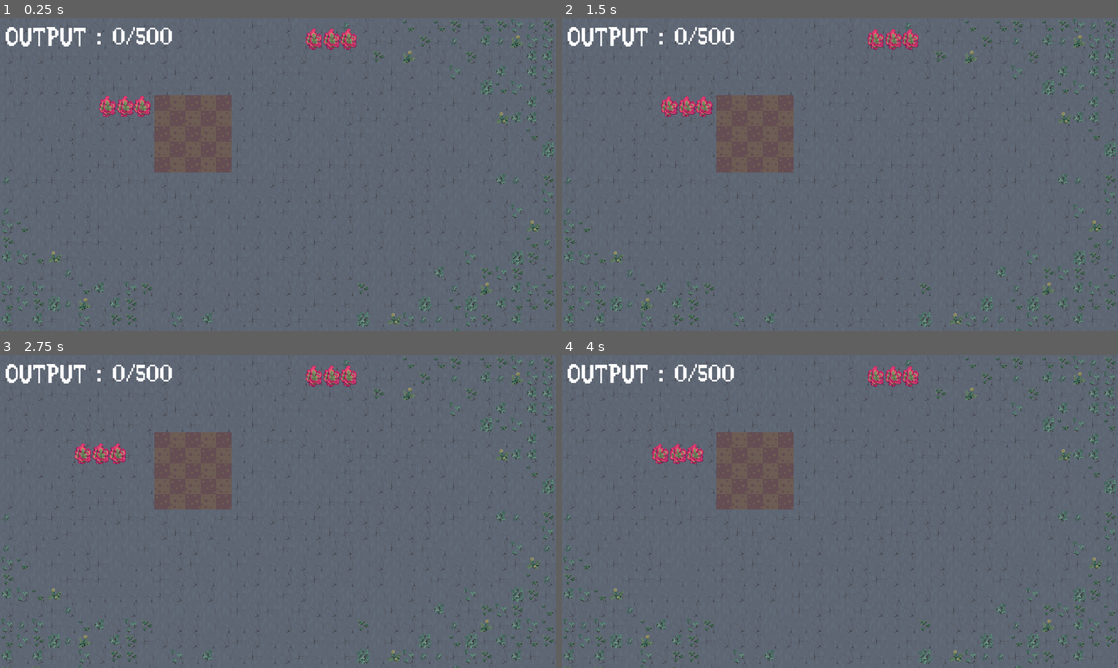
Above: before the commit, frames 1-4 (two rows, left to right).
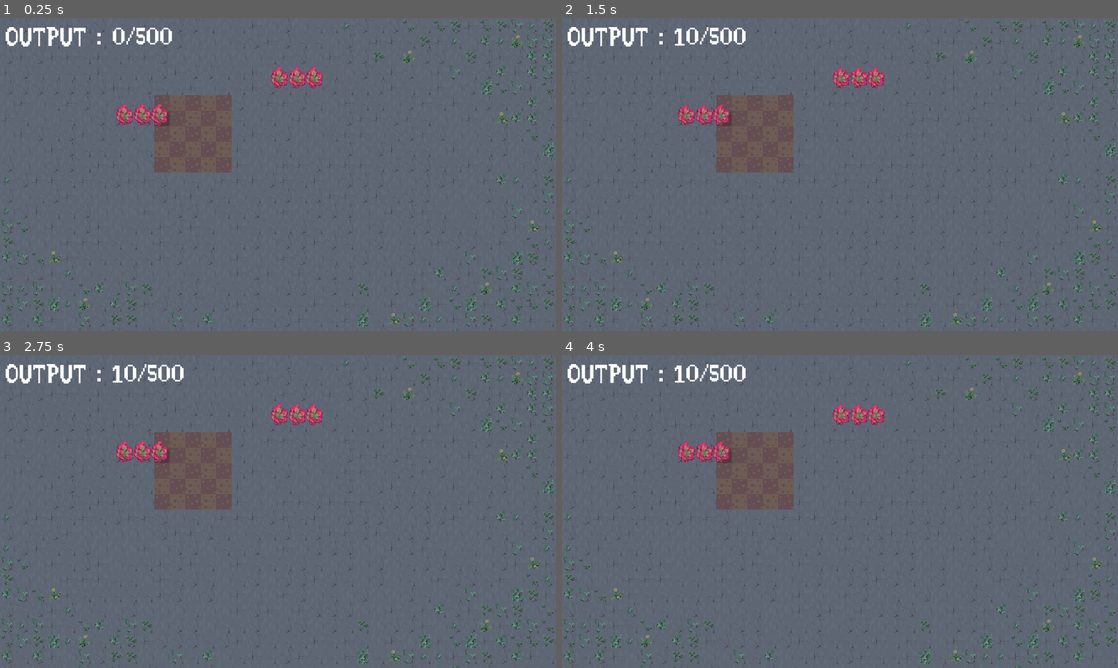
Above: after the commit, the same moments.

Repository: Ihmayor/Growup_GameJam_2025
Game: Godot game, scene res://main_garden.tscn
Two runs of this game, one before a commit and one after it. Both use one fixed random seed, a clock stepped at 60 frames per second and the inputs below. Sound files missing from this copy of the repository are replaced by a short silence.
Inputs (mouse positions are in pixels of both pictures, inside the frame that each line leads up to):
- Up to frame 1 (0.25 s): no input
- Up to frame 2 (1.5 s): move the mouse to (684, 108) at 0.52 s; hold E (rotate_right) 0.53-1.28 s; hold J (test_calculate) 0.53-1.28 s; move the mouse to (684, 105) at 1.27 s; hold Q (rotate_left) from 1.28 s (still down); right-click (684, 105) at 1.35 s
- Up to frame 3 (2.75 s): tap J (test_calculate) at 1.55, 2.3 s; move the mouse to (105, 442) at 2.02 s; release Q (rotate_left) at 2.03 s; press the mouse at (105, 442) at 2.03 s; hold E (rotate_right) from 2.03 s (still down)
- Up to frame 4 (4 s): move the mouse to (678, 455) at 2.77 s; release the mouse at (678, 455) at 2.78 s; tap J (test_calculate) at 2.85 s; move the mouse to (890, 376) at 3.52 s; release E (rotate_right) at 3.53 s; hold Q (rotate_left) from 3.53 s (still down); hold J (test_calculate) from 3.53 s (still down)

The runs differ from the first frame. In frame 1, 1.6% of the frame differs, in the area x 17-65%, y 3-35%; in frame 2, 2.0%; in frame 3, 2.1%, in the area x 13-65%, y 2-35%; in frame 4, 2.0%.

Commit message:
Finally fixed Left/Right Neighbour Key issue

Diff:
--- a/grow_up_game_jam_2025/GameManager.gd
+++ b/grow_up_game_jam_2025/GameManager.gd
@@ -15,6 +15,8 @@
 	var score = 0
 	var array_of_slots_taken:Array[Node] = get_tree().get_nodes_in_group("Slots").filter(func(slot:Slot): return slot.planted_plant != null)
 	var total_slots = get_tree().get_nodes_in_group("Slots")
+	print("array of plants")
+	print(array_of_slots_taken.size())
 	#If there are no plants, return nothing
 	if array_of_slots_taken.size() == 0:
 		return
@@ -22,45 +24,46 @@
 	var plant_neighbour_dictionary = {}
 	var covered_plant = []
 	var total_score = 0
+
 	for planted_slot: Slot in array_of_slots_taken:
 		var plant_id = planted_slot.plant_node.get_instance_id()
-
-		if !plant_neighbour_dictionary.find_key(plant_id):
+		if !plant_neighbour_dictionary.has(plant_id):
+			print(plant_neighbour_dictionary)
 			plant_neighbour_dictionary[plant_id]= {"stat_data": planted_slot.planted_plant, "plant_ids": [], "plant_data":[] }
 
 		var left_slot:Slot
 		var right_slot:Slot
+		var found_slot:Slot
 		if planted_slot.location.x > 0:
-			var found_slot:Slot = total_slots.filter(func(n): return n.location == Vector2(planted_slot.location.x - 1, planted_slot.location.y)).get(0)
+			found_slot = total_slots.filter(func(n): return n.location == Vector2(planted_slot.location.x - 1, planted_slot.location.y)).get(0)
+
 			if array_of_slots_taken.has(found_slot) && found_slot.plant_node != planted_slot.plant_node:
 				left_slot = found_slot
 
-		if planted_slot.location.x < level.grid_width:
-			var found_slot:Slot = total_slots.filter(func(n): return n.location == Vector2(planted_slot.location.x + 1, planted_slot.location.y)).get(0)
+
+		if planted_slot.location.x < level.grid_width -1:
+			found_slot = total_slots.filter(func(n): return n.location == Vector2(planted_slot.location.x + 1, planted_slot.location.y)).get(0)
 			if array_of_slots_taken.has(found_slot) && found_slot.plant_node != planted_slot.plant_node:
 				right_slot = found_slot
 
-		if left_slot && !plant_neighbour_dictionary[plant_id].has(left_slot.plant_node.get_instance_id()):
+		if left_slot && !plant_neighbour_dictionary[plant_id]["plant_ids"].has(left_slot.plant_node.get_instance_id()):
 			plant_neighbour_dictionary[plant_id]["plant_data"].append(left_slot.planted_plant)
 			plant_neighbour_dictionary[plant_id]["plant_ids"].append(left_slot.plant_node.get_instance_id())
 
-		if right_slot && !plant_neighbour_dictionary[plant_id].has(right_slot.plant_node.get_instance_id()):
+		if right_slot && !plant_neighbour_dictionary[plant_id]["plant_ids"].has(right_slot.plant_node.get_instance_id()):
 			plant_neighbour_dictionary[plant_id]["plant_data"].append(right_slot.planted_plant)
 			plant_neighbour_dictionary[plant_id]["plant_ids"].append(right_slot.plant_node.get_instance_id())
 
-
+	print("=======CALCULATIONS===============")
 	for plant_id in plant_neighbour_dictionary.keys():
 		print(plant_neighbour_dictionary[plant_id]["plant_ids"])
 		total_score += calculate_neighbour(plant_neighbour_dictionary, plant_id, plant_neighbour_dictionary[plant_id]["stat_data"])
+	player_data.running_total_score = total_score
 
-	player_data.running_total_score = total_score
 func calculate_neighbour(plant_neighbour_dictionary, plant_id, main_plant_data:Plant) -> int:
 	var neighbouring_plants = plant_neighbour_dictionary[plant_id]["plant_data"]
 	print("neighbours")
 	print(neighbouring_plants)
-	for data in neighbouring_plants:
-		print(main_plant_data.name)
-		print(data.name)
 	var comp_plants:Array = neighbouring_plants.filter(func(plant:Plant): return main_plant_data.compatible_matchup.contains(plant.name))
 	print("compatible")
 	print(comp_plants)
--- a/grow_up_game_jam_2025/main_garden.tscn
+++ b/grow_up_game_jam_2025/main_garden.tscn
@@ -7,12 +7,25 @@
 [ext_resource type="Resource" uid="uid://cyji6a6nuw4ro" path="res://scripts/resources/player_data.tres" id="3_7j0uk"]
 [ext_resource type="Theme" uid="uid://be0cfe1malgy4" path="res://scripts/resources/Theme/Main_Theme.tres" id="5_0xhk5"]
 [ext_resource type="Script" uid="uid://drng3ht5od8gi" path="res://scripts/resources/PlantData.gd" id="7_6a33d"]
+[ext_resource type="Texture2D" uid="uid://dn30m6j3daakw" path="res://Assets/Sprites/Ground.png" id="7_dctw2"]
 [ext_resource type="TileSet" uid="uid://ii6xac1mcch1" path="res://scripts/resources/main_tile_set.tres" id="7_vqwtp"]
 [ext_resource type="AudioStream" uid="uid://d2vgw8v4ghuci" path="res://Assets/Sound/Plant Pickup sfx.mp3" id="8_0xhk5"]
 [ext_resource type="Resource" uid="uid://b7kpi1wb3pw1o" path="res://scripts/resources/plant_data/Cucumber.tres" id="8_dctw2"]
 [ext_resource type="Resource" uid="uid://o54fv0lu1jdf" path="res://scripts/resources/plant_data/Lettuce.tres" id="9_dmqpl"]
 [ext_resource type="AudioStream" uid="uid://bwlmaf7il8mdd" path="res://Assets/Sound/plant_Pickup_Place_Lockin sfx.mp3" id="9_kumjq"]
 [ext_resource type="AudioStream" uid="uid://deyl7qmqt0bb8" path="res://scenes/music.mp3" id="10_ncvn6"]
+
+[sub_resource type="AtlasTexture" id="AtlasTexture_dmqpl"]
+atlas = ExtResource("7_dctw2")
+region = Rect2(32, 0, 32, 32)
+
+[sub_resource type="AtlasTexture" id="AtlasTexture_dctw2"]
+atlas = ExtResource("7_dctw2")
+region = Rect2(64, 0, 32, 32)
+
+[sub_resource type="AtlasTexture" id="AtlasTexture_157jn"]
+atlas = ExtResource("7_dctw2")
+region = Rect2(128, 0, 32, 32)
 
 [sub_resource type="CanvasItemMaterial" id="CanvasItemMaterial_vqwtp"]
 
@@ -63,6 +76,9 @@
 grow_horizontal = 2
 grow_vertical = 2
 size_flags_horizontal = 4
+light_soil = SubResource("AtlasTexture_dmqpl")
+dark_soil = SubResource("AtlasTexture_dctw2")
+light_planted_soil = SubResource("AtlasTexture_157jn")
 all_plants = Array[ExtResource("7_6a33d")]([ExtResource("8_dctw2"), ExtResource("9_dmqpl")])
 
 [node name="Concrete" type="TileMapLayer" parent="."]
--- a/grow_up_game_jam_2025/scenes/Flower.tscn
+++ b/grow_up_game_jam_2025/scenes/Flower.tscn
@@ -26,7 +26,6 @@
 
 [node name="FlowerArea" type="Area2D" parent="."]
 unique_name_in_owner = true
-collision_layer = 3
 collision_mask = 2
 
 [node name="CollisionShape2D" type="CollisionShape2D" parent="FlowerArea"]
--- a/grow_up_game_jam_2025/scenes/garden_grid.gd
+++ b/grow_up_game_jam_2025/scenes/garden_grid.gd
@@ -30,7 +30,8 @@
 	for i in range(2):
 		var object:DraggablePlant = trominos.pick_random().instantiate()
 		add_child(object)
-		object.global_position = Vector2(randf_range(0, size_window.x), randf_range(0, size_window.y))
+		var margin:int = 100
+		object.global_position = Vector2(randf_range(margin, size_window.x-margin), randf_range(margin, size_window.y - margin))
 		var new_plant = all_plants.pick_random()
 		object.plant_data = new_plant
 		object.UpdateImages()
--- a/grow_up_game_jam_2025/scripts/resources/Placement/Place.gd
+++ b/grow_up_game_jam_2025/scripts/resources/Placement/Place.gd
@@ -187,7 +187,6 @@
 	for flower in flowers:
 		if (flower.occupyingSlot == null ):
 			canBePlantedHere = false
-			print("Can't be planted ", flower.occupyingSlot)
 			break
 
 	return canBePlantedHere
--- a/grow_up_game_jam_2025/scripts/resources/Placement/Plant.gd
+++ b/grow_up_game_jam_2025/scripts/resources/Placement/Plant.gd
@@ -90,11 +90,10 @@
 		return
 
 	if areas_overlapping.filter(func(n): return !n.name.contains("Slot")).size() > 2:
-		print("slot is occupied")
 		undo_occupation()
 		occupyingSlot = null #Reset the spot
+
 	elif slot is Slot:
 		undo_occupation()
 		occupyingSlot = slot
 		occupyingSlot.takenBy = get_parent()
-		print("Claiming slot")
--- a/grow_up_game_jam_2025/scripts/tromino/CurveTromino.tscn
+++ b/grow_up_game_jam_2025/scripts/tromino/CurveTromino.tscn
@@ -10,9 +10,6 @@
 size = Vector2(28, 14)
 
 [node name="TextureRect2" instance=ExtResource("1_baqx0")]
-
-[node name="Area2D" parent="." index="0"]
-collision_layer = 3
 
 [node name="CollisionShape2D" parent="Area2D" index="0"]
 position = Vector2(13.5, -7.5)
--- a/grow_up_game_jam_2025/scripts/tromino/LineTromino.tscn
+++ b/grow_up_game_jam_2025/scripts/tromino/LineTromino.tscn
@@ -8,12 +8,10 @@
 
 [node name="TextureRect2" instance=ExtResource("1_n7a2i")]
 
-[node name="Area2D" parent="." index="0"]
-collision_layer = 3
-
 [node name="CollisionShape2D" parent="Area2D" index="0"]
 position = Vector2(15, 10.5)
 shape = SubResource("RectangleShape2D_ro8ds")
+debug_color = Color(0.494992, 0.00250126, 0.787301, 0.42)
 
 [node name="Flower2" parent="Images" index="1" instance=ExtResource("3_hp2w7")]
 position = Vector2(-37, 0)
--- a/grow_up_game_jam_2025/slot.gd
+++ b/grow_up_game_jam_2025/slot.gd
@@ -31,11 +31,18 @@
 	var found_plant:bool = false
 	for collision in collisions:
 		var plant = collision.get_parent() as DraggablePlant
+
+		if !plant && collision.get_parent() is PlantScript:
+			plant = collision.get_parent().get_parent().get_parent() as DraggablePlant
+
 		if plant:
 			found_plant = true
 			plant_node = plant
 			add_plant_here(plant.plant_data)
 			$SoilTexture.texture = soil_planted
+		else:
+			print("not a plant but colliding???")
+			print(collision.name)
 	if !found_plant:
 		planted_plant = null
 		plant_node = null
--- a/grow_up_game_jam_2025/slot.tscn
+++ b/grow_up_game_jam_2025/slot.tscn
@@ -81,7 +81,7 @@
 
 [node name="SlotArea" type="Area2D" parent="."]
 unique_name_in_owner = true
-collision_layer = 3
+collision_layer = 2
 collision_mask = 2
 
 [node name="CollisionShape2D" type="CollisionShape2D" parent="SlotArea"]
Not shown: 1 places in grow_up_game_jam_2025/main_garden.tscn that only renumber resources
Not shown: 2 places in grow_up_game_jam_2025/scenes/GardenUI.tscn that only renumber resources
